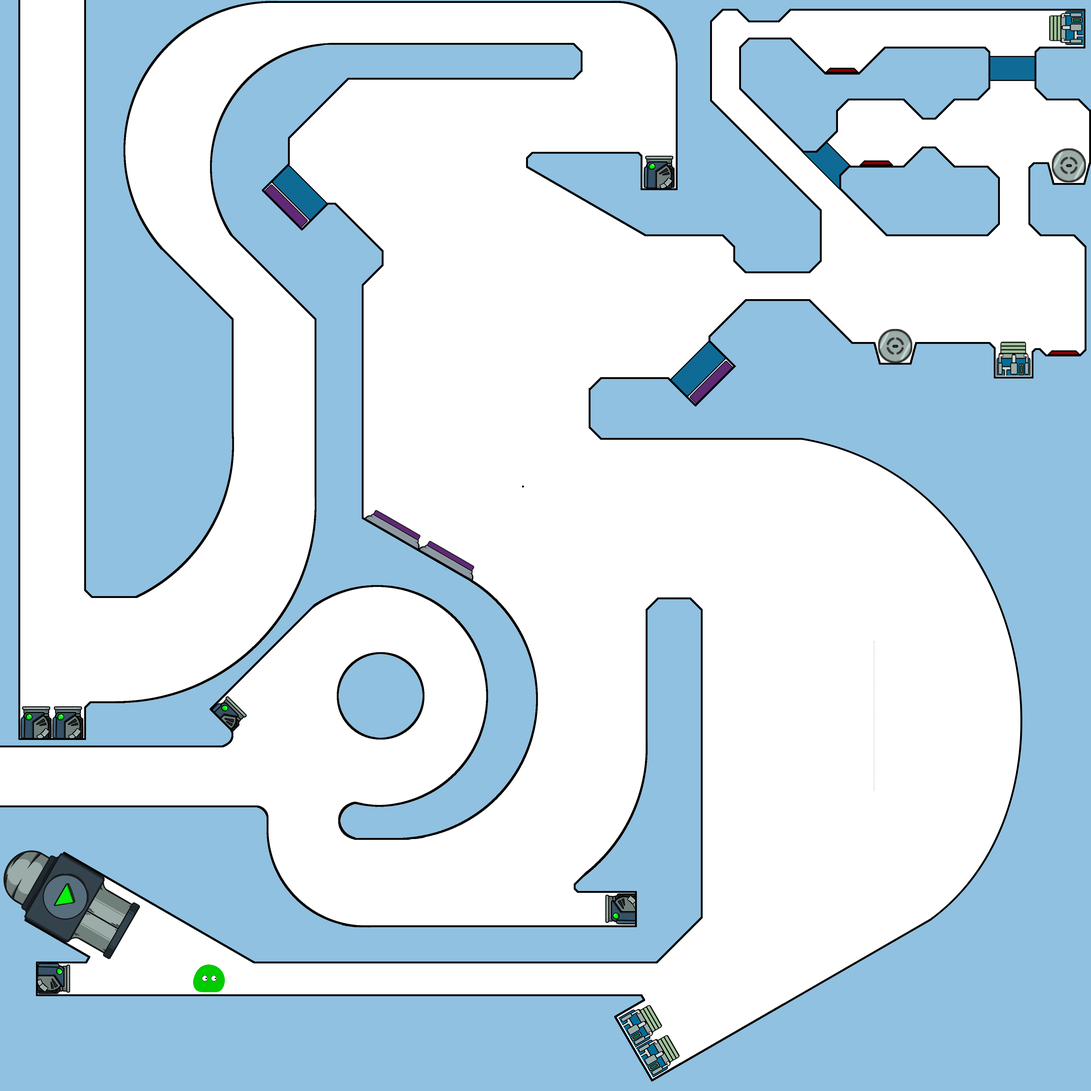
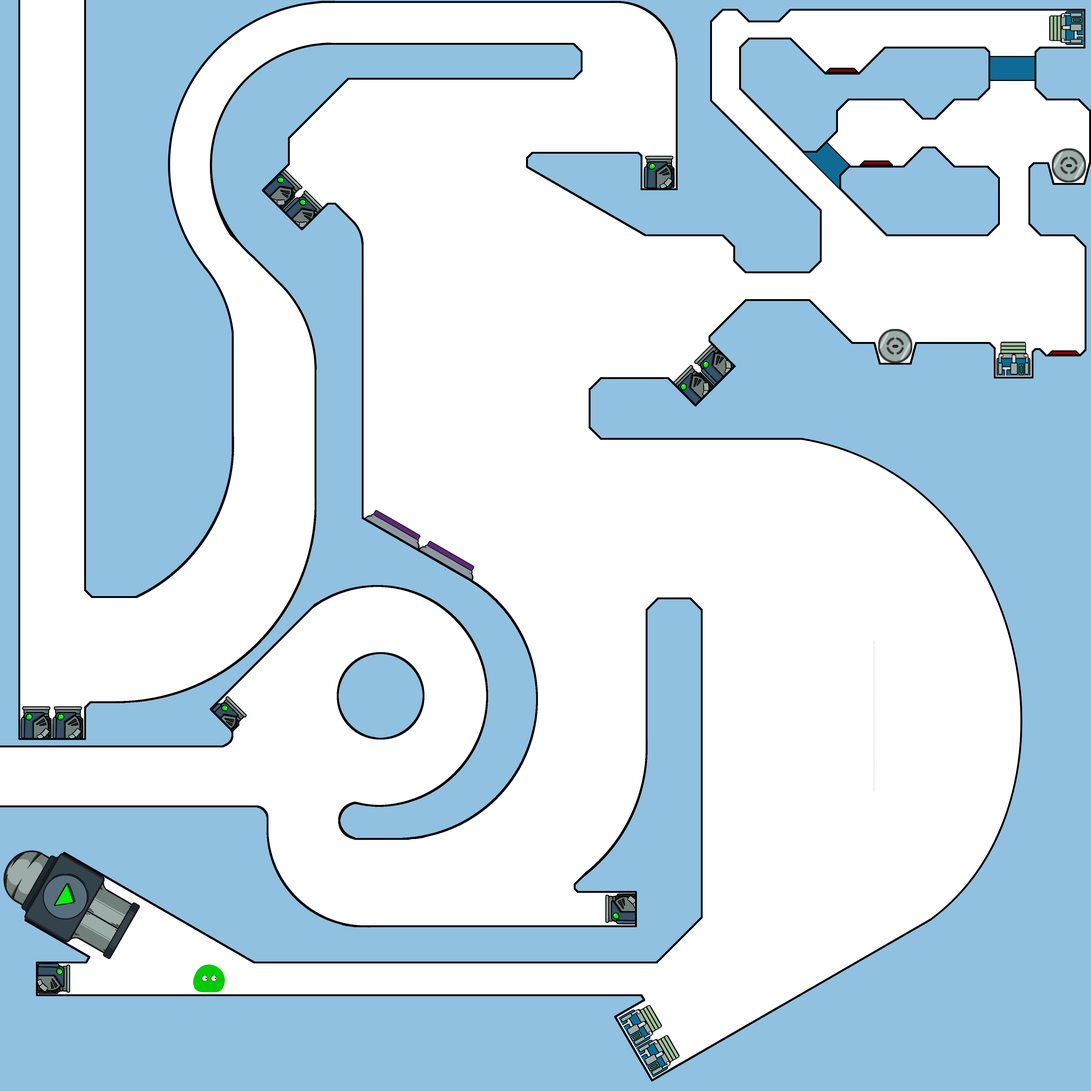
Revision of a layered w=1091, h=1091 image; what changed, layer by layer:
painted on "The Map" over [left=123, top=0, right=525, bottom=546]
renamed "Boucnerr" to "First Bounce Air", moved it above "Second Bounce Air", painted on it over [left=670, top=340, right=734, bottom=404]
renamed "Second Boundcer" to "Second Bounce Air", moved it above "Respawn Loop Air", painted on it over [left=264, top=165, right=328, bottom=229]
